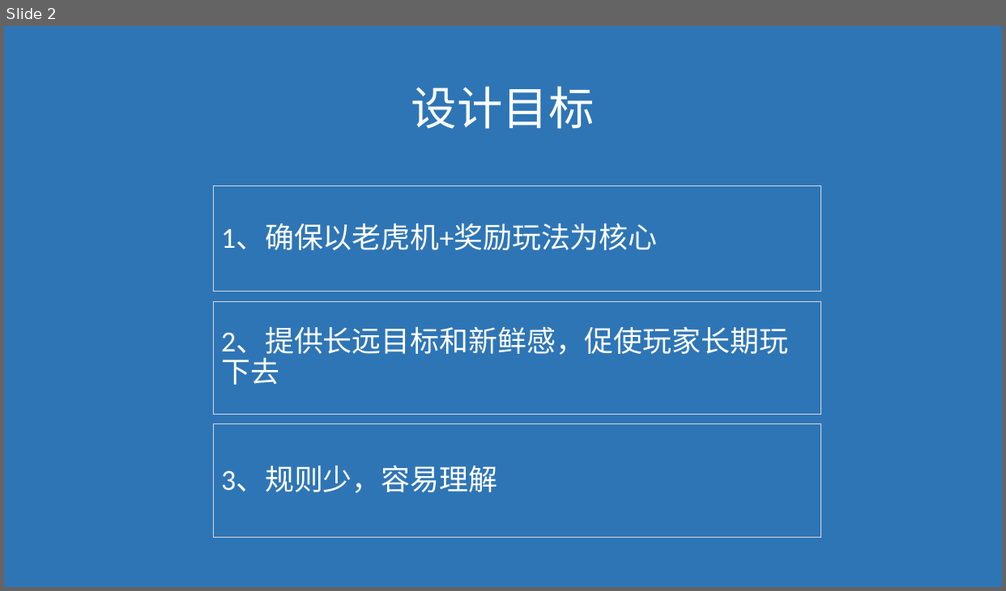
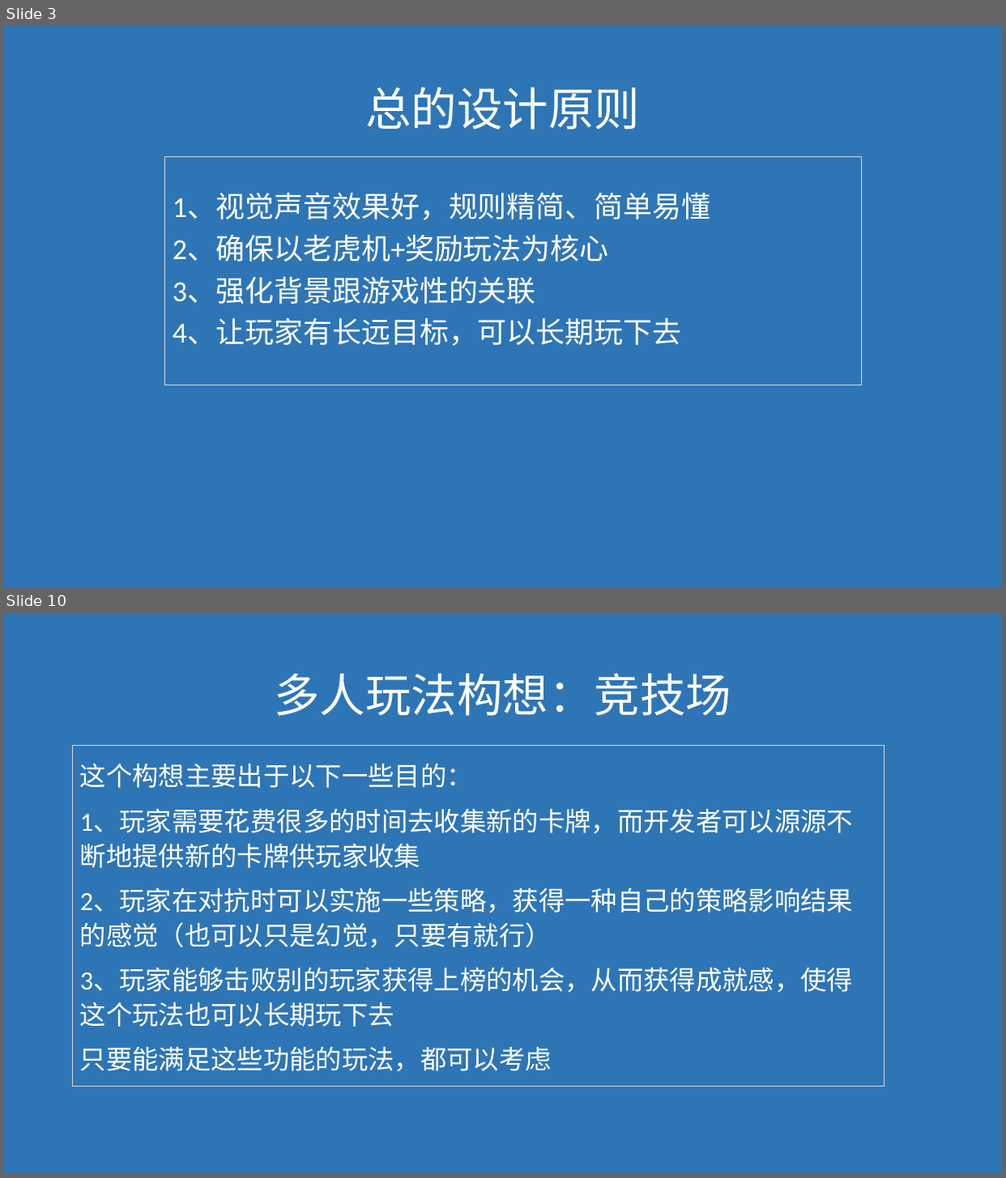
Before and after one commit to janryf/mygame, a slide deck: 构想.pptx. Shown one above the other, each under a label of ours: slide 2 before the commit, slides 3 and 10 after it; the slides between them are not shown. The pictures are 1006x591 and 1006x1178 pixels, drawn with LibreOffice and Linux fonts; fonts in the diff are those of the drawing. Boxes give left, top, right and bottom in pixels: in the first picture for what was removed or moved away, otherwise in the second. Text is boxed around its words. In the diff, an @@ line names an element or a change of style, - is before the commit and + after.

```diff
--- a/构想.pptx
+++ b/构想.pptx
@@ slide 10 added at box(4, 613, 1002, 1174), background #2E75B6 @@
@@ text added at box(274, 673, 731, 716), 44 pt, text #FFFFFF @@
+多人玩法构想：竞技场
@@ rectangle added at box(73, 746, 884, 1087), outline #D9D9D9 0.75 pt dashed, 25.2 pt, text #FFFFFF @@
+这个构想主要出于以下一些目的：
+1、玩家需要花费很多的时间去收集新的卡牌，而开发者可以源源不断地提供新的卡牌供玩家收集
+2、玩家在对抗时可以实施一些策略，获得一种自己的策略影响结果的感觉（也可以只是幻觉，只要有就行）
+3、玩家能够击败别的玩家获得上榜的机会，从而获得成就感，使得这个玩法也可以长期玩下去
+只要能满足这些功能的玩法，都可以考虑
@@ what was slide 2 is now slide 3 @@
@@ slide 3 changed as well @@
@@ text at box(365, 87, 640, 130): text changed @@
-设计目标
+总的设计原则
@@ rectangle "1、视觉声音效果好，规则精简、简单易懂": place and size @@
-rectangle "1、视觉声音效果好，规则精简、简单易懂" at box(214, 186, 821, 291)
+rectangle "1、视觉声音效果好，规则精简、简单易懂" at box(165, 157, 862, 386)
@@ text in rectangle at box(172, 194, 710, 346): text changed @@
-1、确保以老虎机+奖励玩法为核心
+1、视觉声音效果好，规则精简、简单易懂
+2、确保以老虎机+奖励玩法为核心
+3、强化背景跟游戏性的关联
+4、让玩家有长远目标，可以长期玩下去
@@ rectangle removed at box(214, 301, 821, 415) @@
-2、提供长远目标和新鲜感，促使玩家长期玩下去
@@ rectangle removed at box(214, 425, 821, 537) @@
-3、规则少，容易理解
```
Also in this commit, not shown: 16 other slides added, 6 slides removed, 7 other files.
